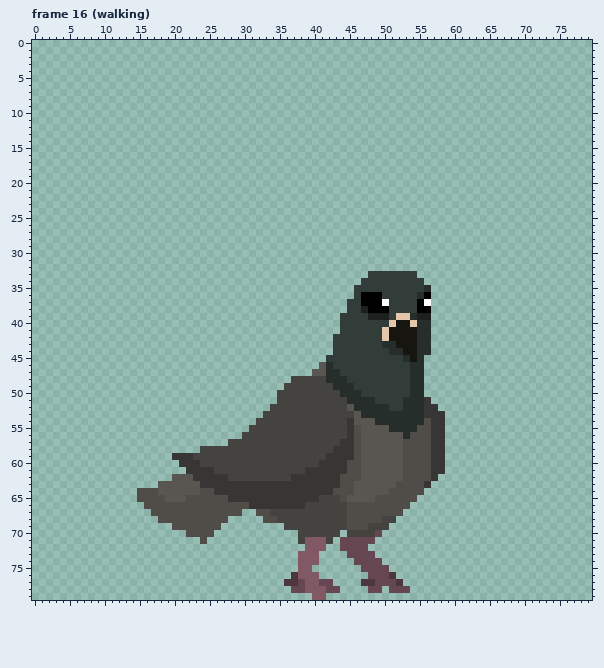
One commit to this pixel-art file: Assets/Sprites/Characters/Enemies/Pigeons/Standard/Pigeon.aseprite. The picture above is the old version.
80x80 pixels, 33 frames. Colours within 5 levels of each other are drawn and written as one. Shown: frame 16 (walking). The commit also changed other frames, which this record leaves out.
Once edited:
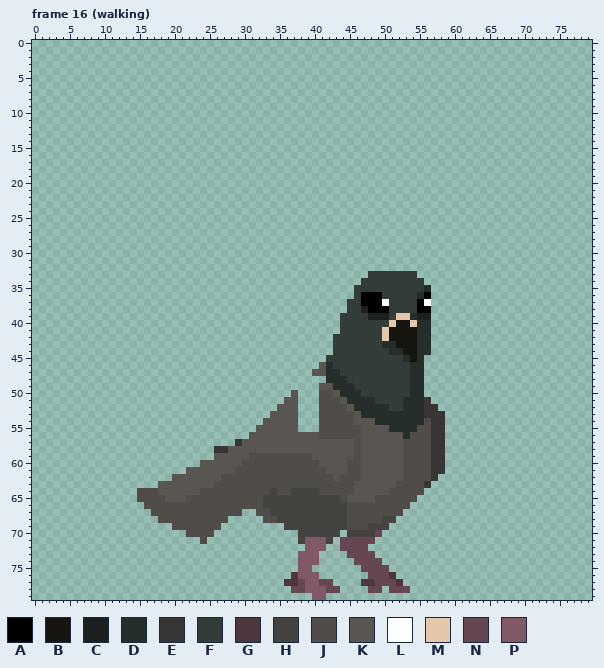
Palette (. is transparent): A #000000  B #17150f  C #1c2120  D #262e2b  E #383634  F #323c39  G #4d363c  H #454340  J #504d49  K #595652  L #ffffff  M #e4c6aa  N #664751  P #805965
Change:
layer "asa frente" now hidden
Frame 16 (walking):
Colour H becomes colour E in row 57 at x 29; in row 58 at x 26 to 27.
Colour E becomes colour H in row 64 at x 34 and 37 to 40; in row 65 at x 33 to 40; in row 66 at x 33 to 38.
Colour E becomes colour J in rows 54 to 56 at x 45; in row 61 at x 39 to 41; in row 62 at x 27 and 37 to 42; in row 63 at x 26 to 43; in row 64 at x 26 to 33, 35 to 36 and 41 to 42; in row 65 at x 28 to 32.
Colour E becomes colour J in row 66 at x 31 to 32.
Colour H becomes colour J in row 50 at x 41 to 42; in row 51 at x 41 to 43; in row 52 at x 41 to 44; in row 53 at x 41 to 45; in rows 54 to 56 at x 41 to 44; in row 59 at x 31 to 39.
Colour H becomes colour J in row 60 at x 30 to 40; in row 61 at x 29 to 38; in row 62 at x 28 to 36.
Colour E becomes colour K in row 57 at x 44 to 45; in row 58 at x 43 to 45; in row 59 at x 42 to 45; in row 60 at x 41 to 44; in row 61 at x 22 to 25 and 42 to 44; in row 62 at x 23 to 26 and 43.
Colour E becomes colour K in row 63 at x 24 to 25.
Colour H becomes colour K in row 49 at x 41 to 42; in row 50 at x 37 and 43; in row 51 at x 36 to 37 and 44; in row 52 at x 35 to 37; in row 53 at x 34 to 37; in row 54 at x 33 to 37.
Colour H becomes colour K in row 55 at x 32 to 37; in row 56 at x 31 to 40; in row 57 at x 30 to 43; in row 58 at x 28 to 42; in row 59 at x 26 to 30 and 40 to 41; in row 60 at x 24 to 29.
Colour H becomes colour K in row 61 at x 26 to 28.
The author cleared colour E in row 59 at x 20 to 22; in row 60 at x 21 to 23.
The author cleared colour H in row 48 at x 37 to 41; in row 49 at x 36 to 40; in row 50 at x 35 to 36 and 38 to 40; in row 51 at x 35 and 38 to 40; in row 52 at x 34 and 38 to 40; in row 53 at x 33 and 38 to 40.
The author cleared colour H in row 54 at x 32 and 38 to 40; in row 55 at x 31 and 38 to 40; in row 56 at x 30; in row 57 at x 28; in row 58 at x 24 to 25; in row 59 at x 23 to 25.
Where, in picture pixels (left, top, right, bottom), the same in both pictures:
changed: (172, 376, 354, 509)
